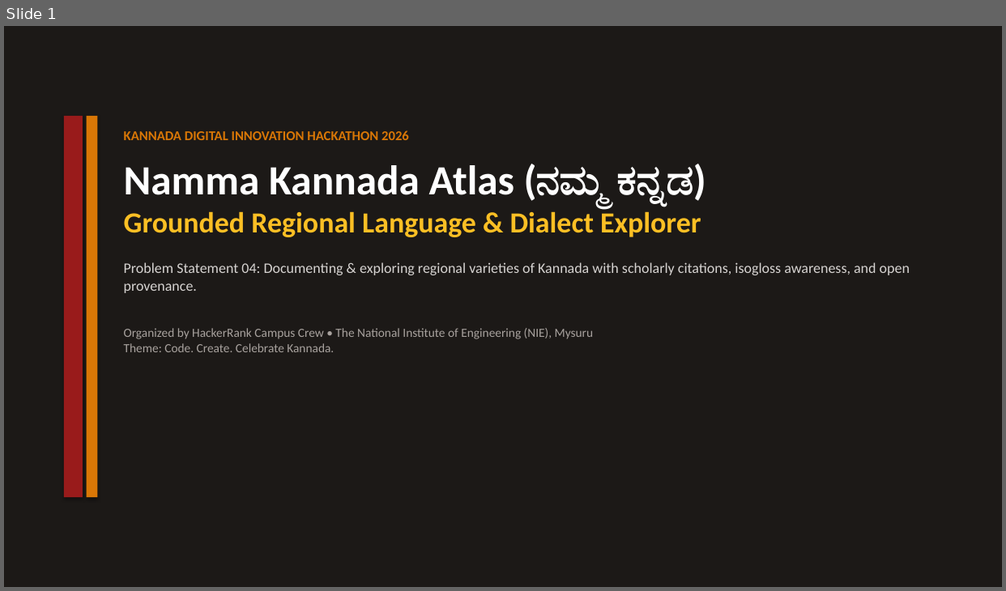
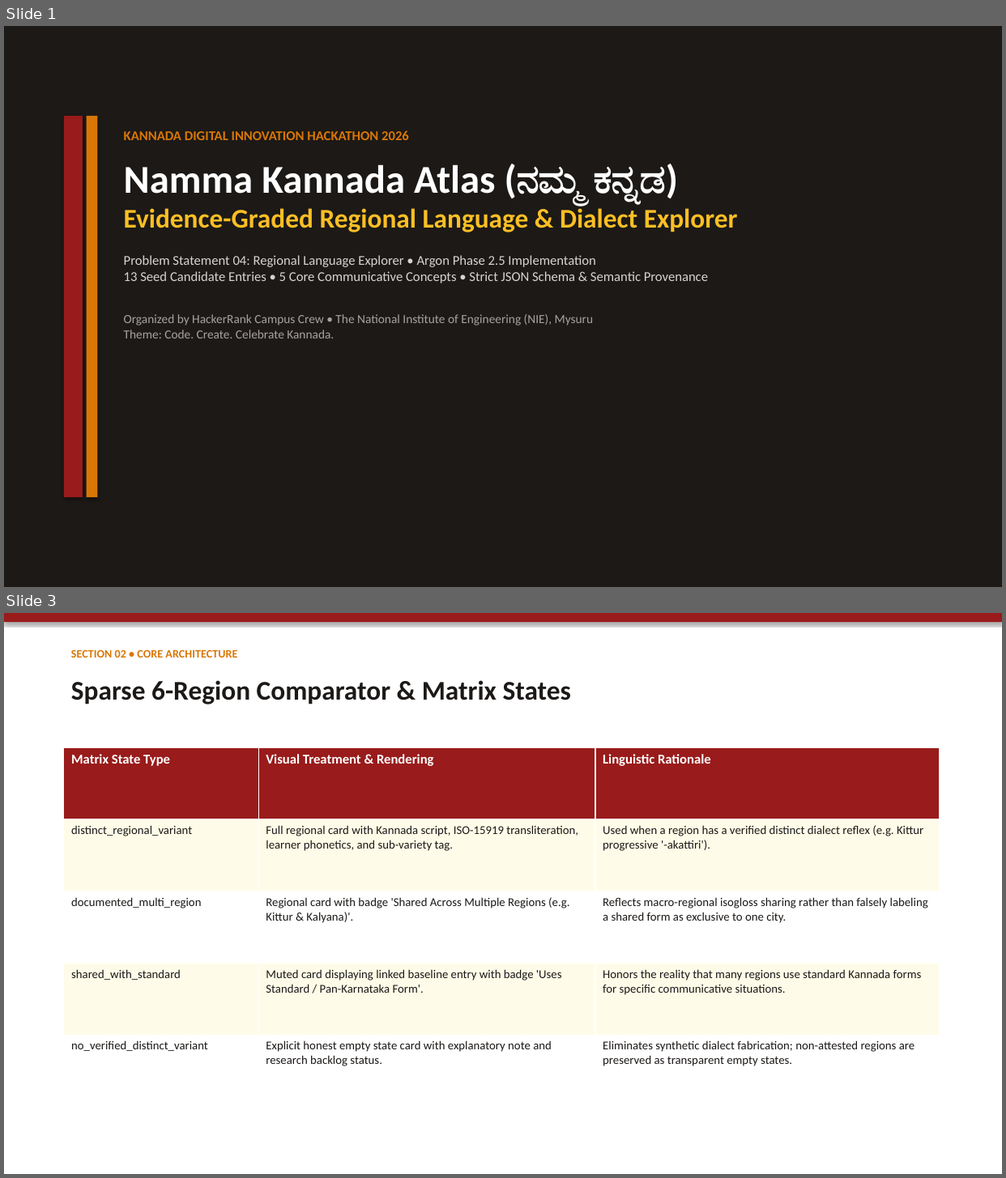
Before and after one commit to anandaram240-wq/yatrika-ai, a slide deck: Namma_Kannada_Regional_Explorer_Presentation.pptx. Shown one above the other, each under a label of ours: slide 1 before the commit, slides 1 and 3 after it; the slides between them are not shown. The pictures are 1006x591 and 1006x1178 pixels, drawn with LibreOffice and Linux fonts; fonts in the diff are those of the drawing. Boxes give left, top, right and bottom in pixels: in the first picture for what was removed or moved away, otherwise in the second. Text is boxed around its words. In the diff, an @@ line names an element or a change of style, - is before the commit and + after.

Commit message:
feat(phase-2.5): Implement Argon Phase 2.5 evidence-graded architecture, reconciled 13-entry dataset, sparse comparator matrix, semantic validator, and quarantined backlog

```diff
--- a/Namma_Kannada_Regional_Explorer_Presentation.pptx
+++ b/Namma_Kannada_Regional_Explorer_Presentation.pptx
@@ slide 3 added at box(4, 613, 1002, 1174), background #FFFFFF @@
@@ rectangle added at box(4, 613, 1002, 622), fill #991B1B @@
@@ text added at box(71, 649, 237, 658), 11 pt, text #D97706, bold @@
+SECTION 02 • CORE ARCHITECTURE
@@ text added at box(71, 680, 571, 705), 26 pt, text #1C1917, bold @@
+Sparse 6-Region Comparator & Matrix States
@@ table added at box(64, 747, 940, 1107), 5 rows, 3 columns @@
+Matrix State Type | Visual Treatment & Rendering | Linguistic Rationale
+distinct_regional_variant | Full regional card with Kannada script, ISO-15919 transliteration, learner phonetics, and sub-variety tag. | Used when a region has a verified distinct dialect reflex (e.g. Kittur progressive '-akattiri').
+documented_multi_region | Regional card with badge 'Shared Across Multiple Regions (e.g. Kittur & Kalyana)'. | Reflects macro-regional isogloss sharing rather than falsely labeling a shared form as exclusive to one city.
+shared_with_standard | Muted card displaying linked baseline entry with badge 'Uses Standard / Pan-Karnataka Form'. | Honors the reality that many regions use standard Kannada forms for specific communicative situations.
+no_verified_distinct_variant | Explicit honest empty state card with explanatory note and research backlog status. | Eliminates synthetic dialect fabrication; non-attested regions are preserved as transparent empty states.
@@ slide 1 changed as well @@
@@ text at box(124, 164, 678, 339): size 40 to 38 pt in "Namma Kannada Atlas (ನಮ್ಮ ಕನ್ನಡ)"; less space between paragraphs @@
@@ text at box(124, 206, 738, 284): text changed; size 14 to 13 pt @@
-Grounded Regional Language & Dialect Explorer
-Problem Statement 04: Documenting & exploring regional varieties of Kannada with scholarly citations, isogloss awareness, and open provenance.
+Evidence-Graded Regional Language & Dialect Explorer
+Problem Statement 04: Regional Language Explorer • Argon Phase 2.5 Implementation
+13 Seed Candidate Entries • 5 Core Communicative Concepts • Strict JSON Schema & Semantic Provenance
```
Also in this commit, not shown: 3 other slides changed, 1 other slide added, 2 slides removed, 23 other files.
